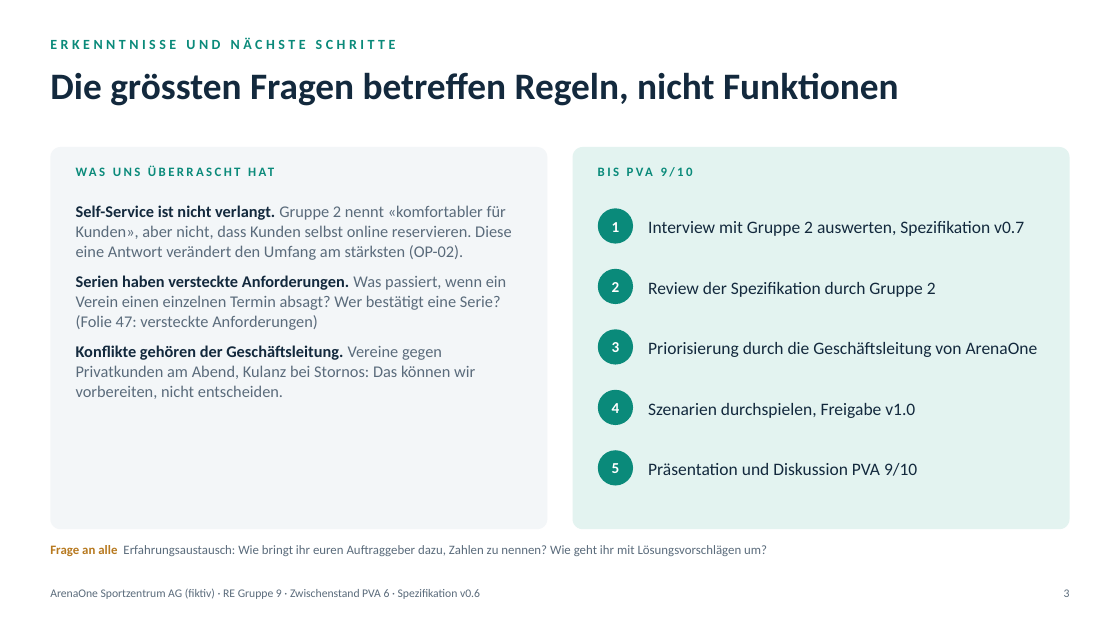
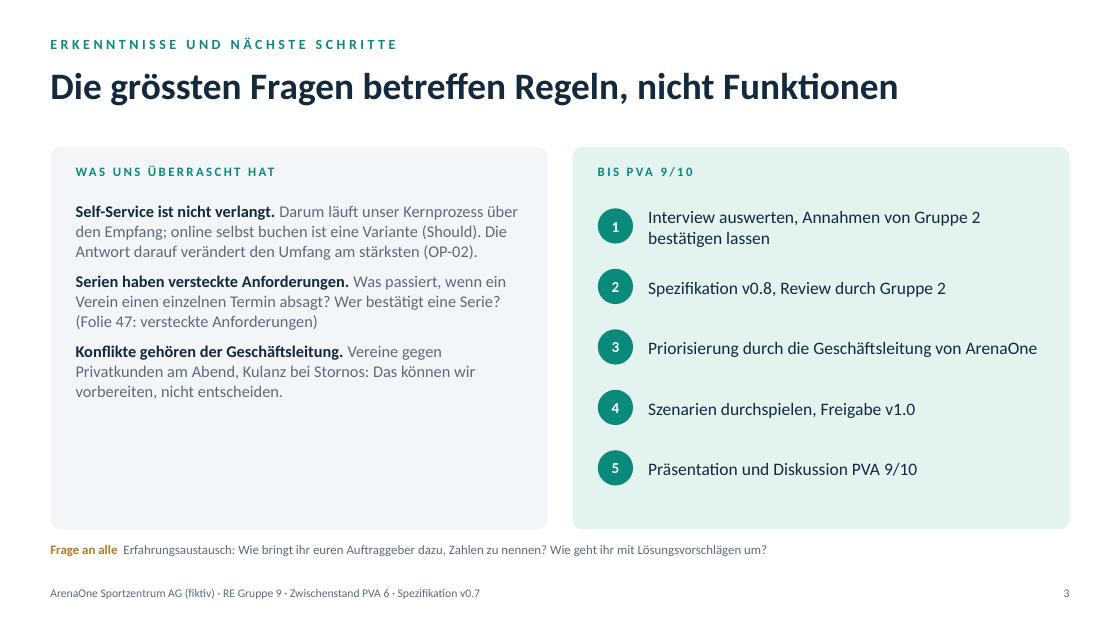
Before and after one commit to gotazlib/abgaben, a slide deck: slide 3 of requirements-engineering/re-arenaone/praesentation-pva9-10/RE_ArenaOne_Zwischenstand_PVA6.pptx. Drawn at 1120x630 pixels with LibreOffice and Linux fonts; fonts in the diff are those of the drawing. Boxes give left, top, right and bottom in pixels: in the first picture for what was removed or moved away, otherwise in the second. Text is boxed around its words. In the diff, an @@ line names an element or a change of style, - is before the commit and + after.

Commit message:
Requirements Engineering: ArenaOne Spezifikation v0.7 (Kernprozess ohne Self-Service), Leitfaden mit Muss-Fragen, Bestätigungsliste

```diff
--- a/requirements-engineering/re-arenaone/praesentation-pva9-10/RE_ArenaOne_Zwischenstand_PVA6.pptx
+++ b/requirements-engineering/re-arenaone/praesentation-pva9-10/RE_ArenaOne_Zwischenstand_PVA6.pptx
@@ text at [76, 205, 518, 260]: text changed @@
-Self-Service ist nicht verlangt. Gruppe 2 nennt «komfortabler für Kunden», aber nicht, dass Kunden selbst online reservieren. Diese eine Antwort verändert den Umfang am stärksten (OP-02).
+Self-Service ist nicht verlangt. Darum läuft unser Kernprozess über den Empfang; online selbst buchen ist eine Variante (Should). Die Antwort darauf verändert den Umfang am stärksten (OP-02).
@@ text at [648, 211, 981, 247]: text changed @@
-Interview mit Gruppe 2 auswerten, Spezifikation v0.7
+Interview auswerten, Annahmen von Gruppe 2 bestätigen lassen
@@ text at [648, 282, 946, 297]: text changed @@
-Review der Spezifikation durch Gruppe 2
+Spezifikation v0.8, Review durch Gruppe 2
@@ text at [50, 588, 480, 599]: text changed @@
-ArenaOne Sportzentrum AG (fiktiv) · RE Gruppe 9 · Zwischenstand PVA 6 · Spezifikation v0.6
+ArenaOne Sportzentrum AG (fiktiv) · RE Gruppe 9 · Zwischenstand PVA 6 · Spezifikation v0.7
```
Also in this commit, not shown: 2 other slides changed, 44 other files.
